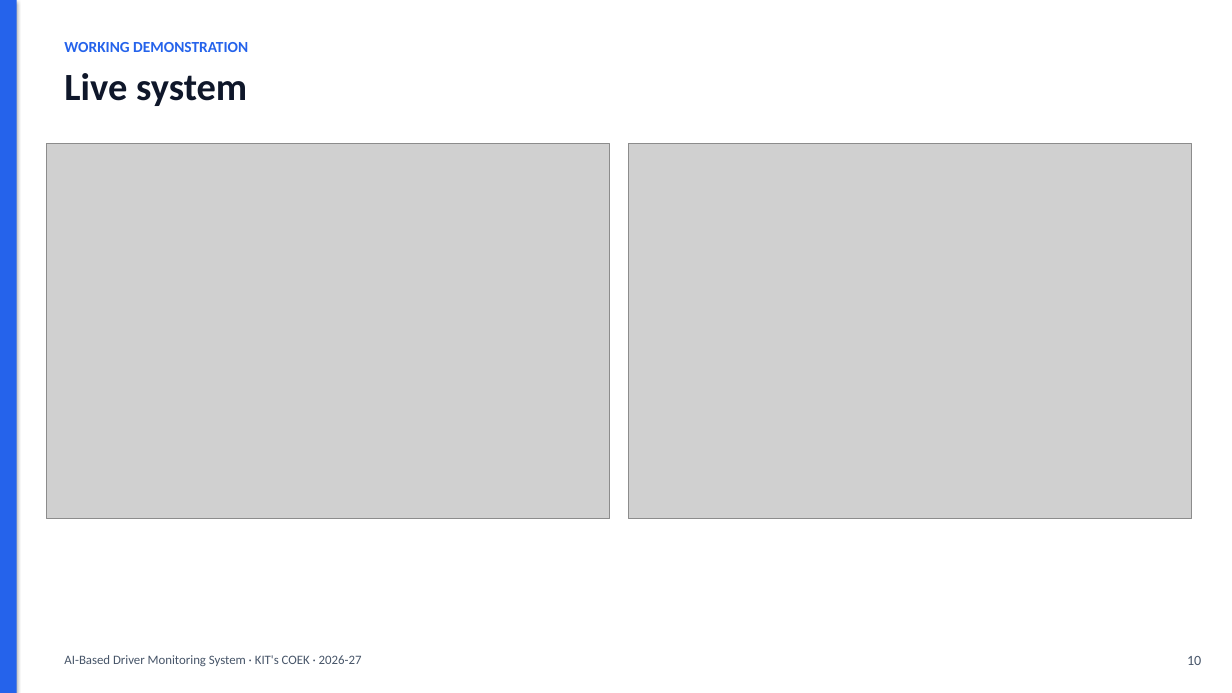
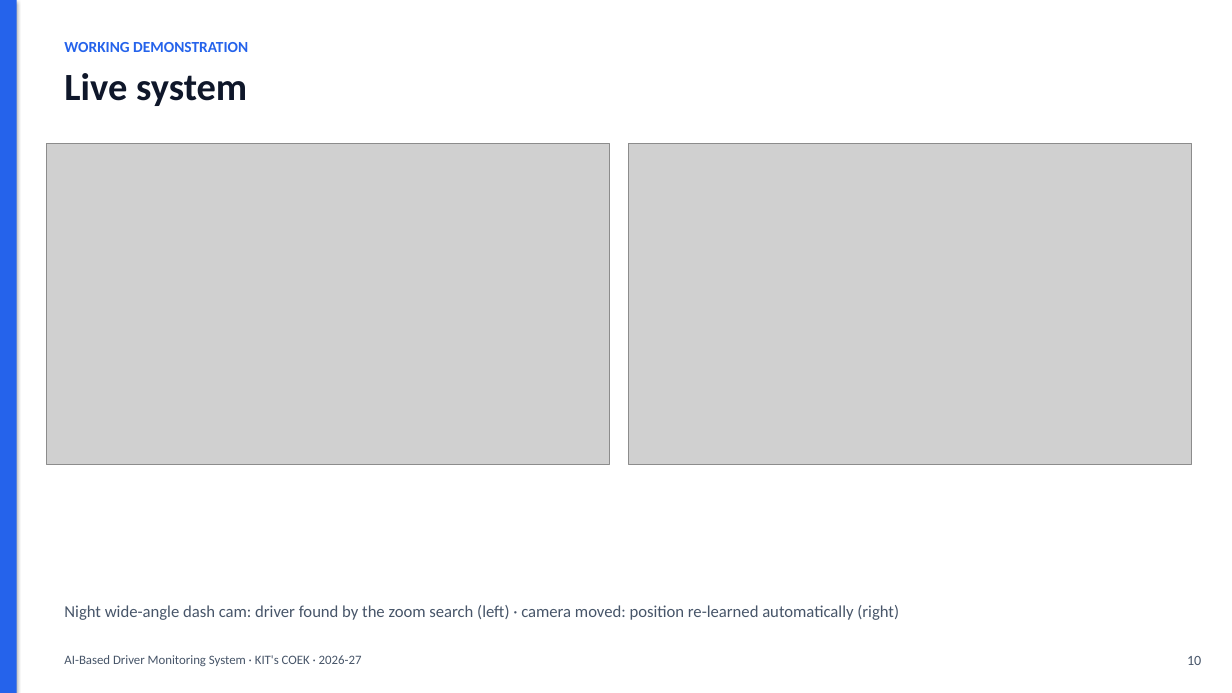
Before and after one commit to Narayani26/AI-Driver-monitoring-system, a slide deck: slide 10 of docs/submission/DMS_Presentation.pptx. Drawn at 1232x693 pixels with LibreOffice and Linux fonts; fonts in the diff are those of the drawing; grey boxes stand for pictures. Boxes give left, top, right and bottom in pixels: in the first picture for what was removed or moved away, otherwise in the second. Text is boxed around its words. In the diff, an @@ line names an element or a change of style, - is before the commit and + after.

```diff
--- a/docs/submission/DMS_Presentation.pptx
+++ b/docs/submission/DMS_Presentation.pptx
@@ picture: place and size @@
-picture at box(46, 143, 610, 519)
+picture at box(46, 143, 610, 464)
@@ picture: place and size @@
-picture at box(628, 143, 1192, 519)
+picture at box(628, 143, 1192, 464)
@@ text added at box(64, 605, 899, 620), 13 pt, text #475569 @@
+Night wide-angle dash cam: driver found by the zoom search (left) · camera moved: position re-learned automatically (right)
```
Also in this commit, not shown: 1 other slide changed, 23 other files.
